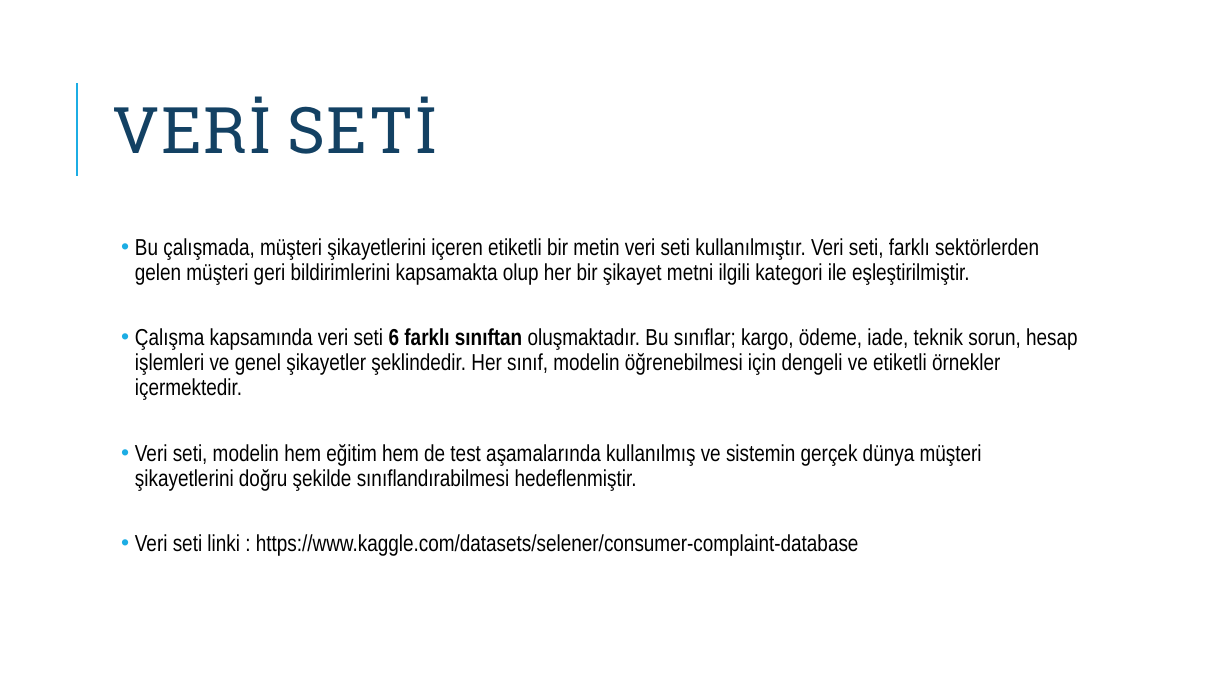
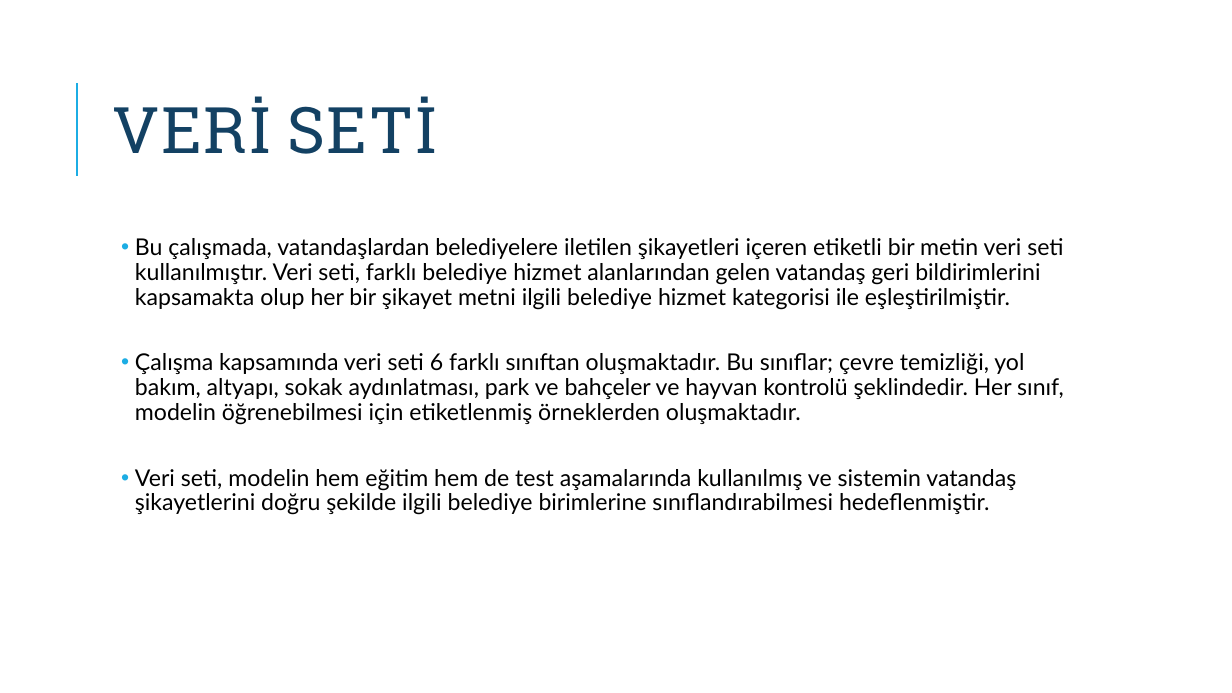
Before and after one commit to AslihanErarslan/customer-complaint-classification, a slide deck: slide 4 of ASLIHANERARSLAN_23040101020_MUSTERISIKAYETLERISINIFLANDIRMA.pptx. Drawn at 1232x693 pixels with LibreOffice and Linux fonts; fonts in the diff are those of the drawing. Boxes give left, top, right and bottom in pixels: in the first picture for what was removed or moved away, otherwise in the second. Text is boxed around its words. In the diff, an @@ line names an element or a change of style, - is before the commit and + after.

```diff
--- a/ASLIHANERARSLAN_23040101020_MUSTERISIKAYETLERISINIFLANDIRMA.pptx
+++ b/ASLIHANERARSLAN_23040101020_MUSTERISIKAYETLERISINIFLANDIRMA.pptx
@@ text at [135,238,1064,515]: text changed; font Arial Narrow to Lato @@
-  • Bu çalışmada, müşteri şikayetlerini içeren etiketli bir metin veri seti kullanılmıştır. Veri seti, farklı sektörlerden gelen müşteri geri bildirimlerini kapsamakta olup her bir şikayet metni ilgili kategori ile eşleştirilmiştir.
-  • Çalışma kapsamında veri seti 6 farklı sınıftan oluşmaktadır. Bu sınıflar; kargo, ödeme, iade, teknik sorun, hesap işlemleri ve genel şikayetler şeklindedir. Her sınıf, modelin öğrenebilmesi için dengeli ve etiketli örnekler içermektedir.
-  • Veri seti, modelin hem eğitim hem de test aşamalarında kullanılmış ve sistemin gerçek dünya müşteri şikayetlerini doğru şekilde sınıflandırabilmesi hedeflenmiştir.
-  • Veri seti linki : https://www.kaggle.com/datasets/selener/consumer-complaint-database
+  • Bu çalışmada, vatandaşlardan belediyelere iletilen şikayetleri içeren etiketli bir metin veri seti kullanılmıştır. Veri seti, farklı belediye hizmet alanlarından gelen vatandaş geri bildirimlerini kapsamakta olup her bir şikayet metni ilgili belediye hizmet kategorisi ile eşleştirilmiştir.
+  • Çalışma kapsamında veri seti 6 farklı sınıftan oluşmaktadır. Bu sınıflar; çevre temizliği, yol bakım, altyapı, sokak aydınlatması, park ve bahçeler ve hayvan kontrolü şeklindedir. Her sınıf, modelin öğrenebilmesi için etiketlenmiş örneklerden oluşmaktadır.
+  • Veri seti, modelin hem eğitim hem de test aşamalarında kullanılmış ve sistemin vatandaş şikayetlerini doğru şekilde ilgili belediye birimlerine sınıflandırabilmesi hedeflenmiştir.
```
Also in this commit, not shown: 3 other slides changed, 1 slide added, 1 other file.
